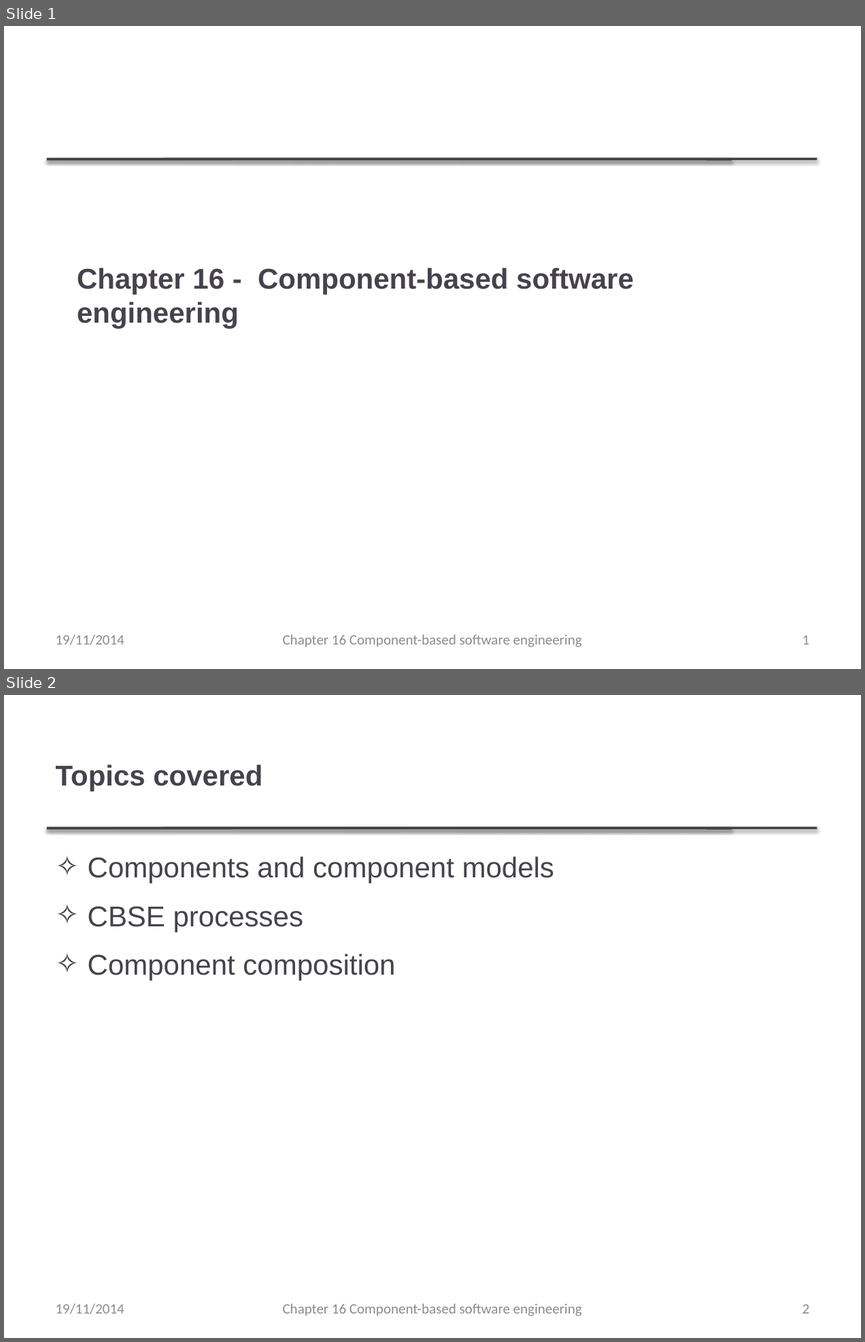
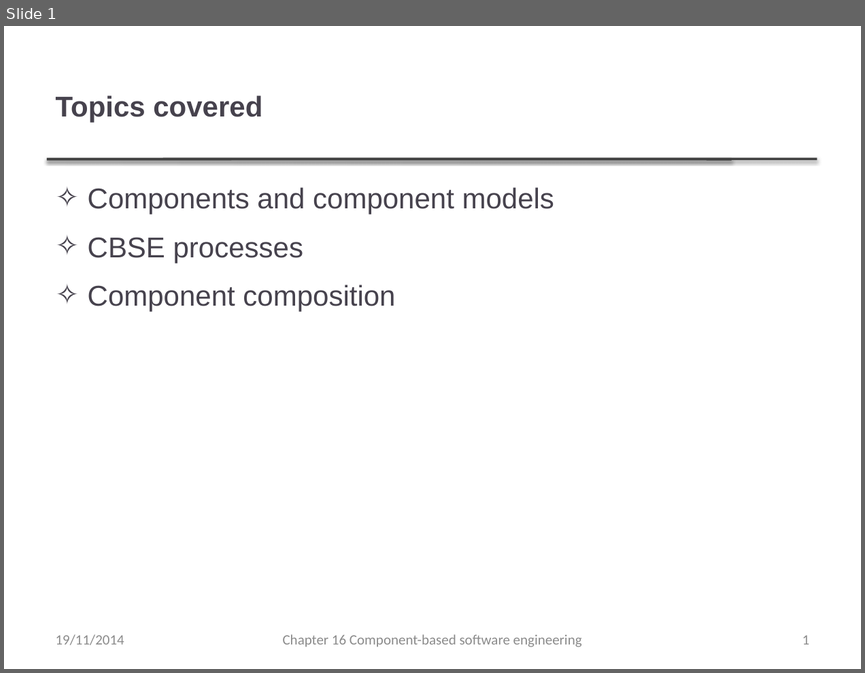
Before and after one commit to cpluspluscrowe/pptxToCheatSheet, a slide deck: ch16.pptx. Shown one above the other, each under a label of ours: slides 1 and 2 before the commit, slide 1 after it. The pictures are 865x1342 and 865x673 pixels, drawn with LibreOffice and Linux fonts; fonts in the diff are those of the drawing; background and template pictures are left out. Boxes give left, top, right and bottom in pixels: in the first picture for what was removed or moved away, otherwise in the second. Text is boxed around its words. In the diff, an @@ line names an element or a change of style, - is before the commit and + after.

```diff
--- a/ch16.pptx
+++ b/ch16.pptx
@@ slide 1 removed at (4,26,861,669), background #FFFFFF; not listed: 2 template elements that a slide beside it also shows @@
@@ title removed at (77,267,634,329) @@
-Chapter 16 - Component-based software engineering
@@ text removed at (56,634,124,645) @@
-19/11/2014
@@ text removed at (283,634,582,647) @@
-Chapter 16 Component-based software engineering
@@ page number removed at (802,635,810,644) @@
-1
@@ what was slide 2 is now slide 1 @@
@@ page number at (802,635,810,644): text changed @@
-2
+1
```
Also in this commit, not shown: 1 slide changed, 2 other slides removed, 2 other files.
